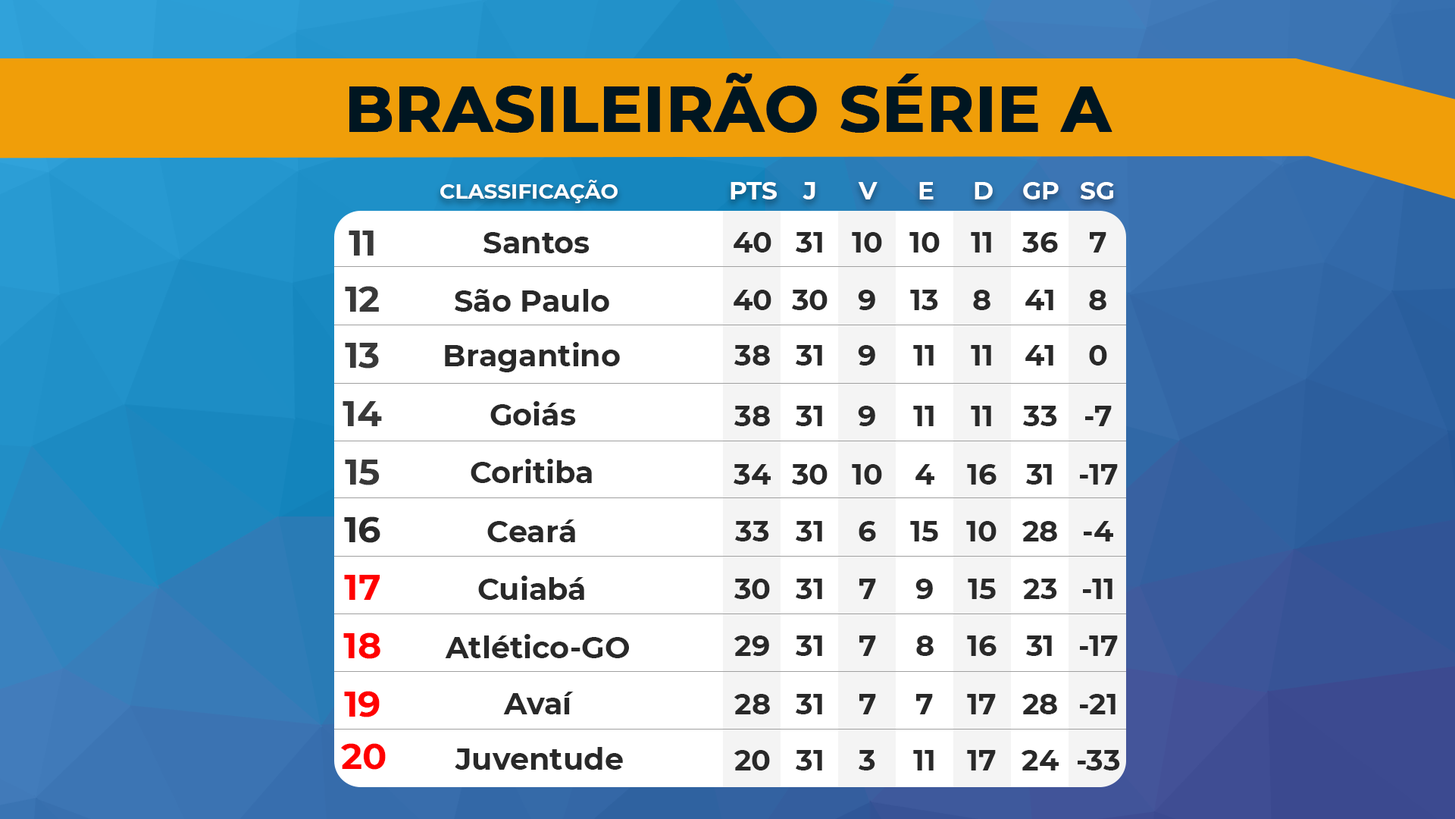
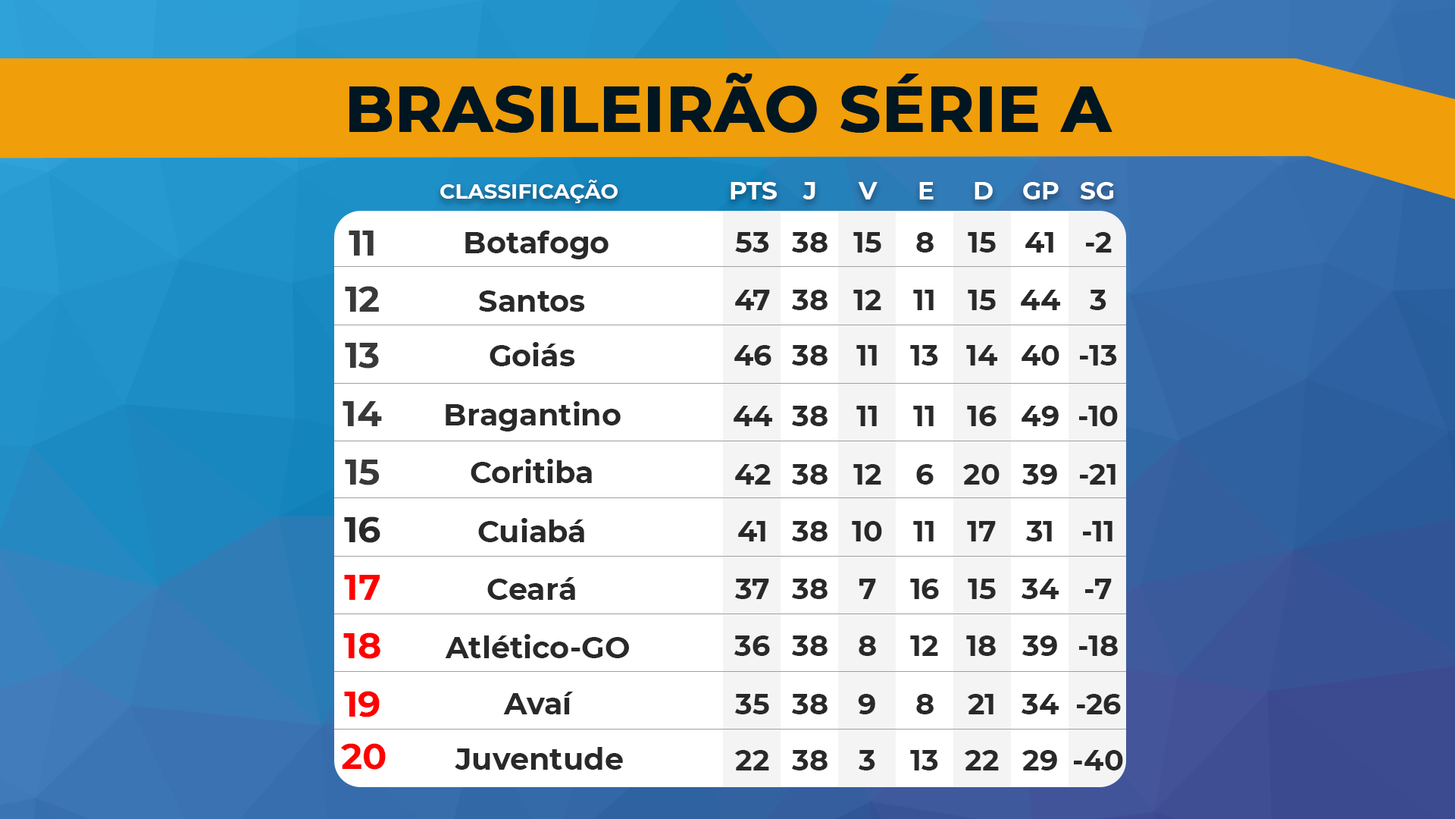
Layers edited between the first and the second w=1455, h=819 image:
painted on "COLOCACAO11" over [465,230,609,260]
painted on "COLOCACAO12" over [454,288,610,312]
painted on "COLOCACAO13" over [444,341,621,373]
painted on "COLOCACAO14" over [445,400,621,432]
painted on "COLOCACAO16" over [478,517,585,542]
painted on "COLOCACAO17" over [478,575,585,600]
painted on "PONTOS11" over [733,231,772,253]
painted on "PONTOS12" over [733,289,772,311]
painted on "PONTOS13" over [734,344,772,366]
painted on "PONTOS14" over [733,405,773,426]
painted on "PONTOS15" over [733,463,771,485]
painted on "PONTOS19" over [734,693,771,715]
painted on "PONTOS20" over [734,749,771,771]
painted on "DERROTAS15" over [963,463,1000,485]
painted on "GP11" over [1022,231,1059,253]
painted on "GP12" over [1021,289,1061,311]
painted on "GP13" over [1021,344,1060,366]
painted on "GP19" over [1021,693,1059,715]
painted on "GP20" over [1021,749,1059,771]
painted on "SG13" over [1080,344,1118,366]
painted on "SG14" over [1079,405,1119,426]
painted on "SG18" over [1079,635,1119,656]
painted on "SG19" over [1077,693,1122,715]
painted on "SG20" over [1074,749,1124,771]
…and 48 more changes (48 painted)
